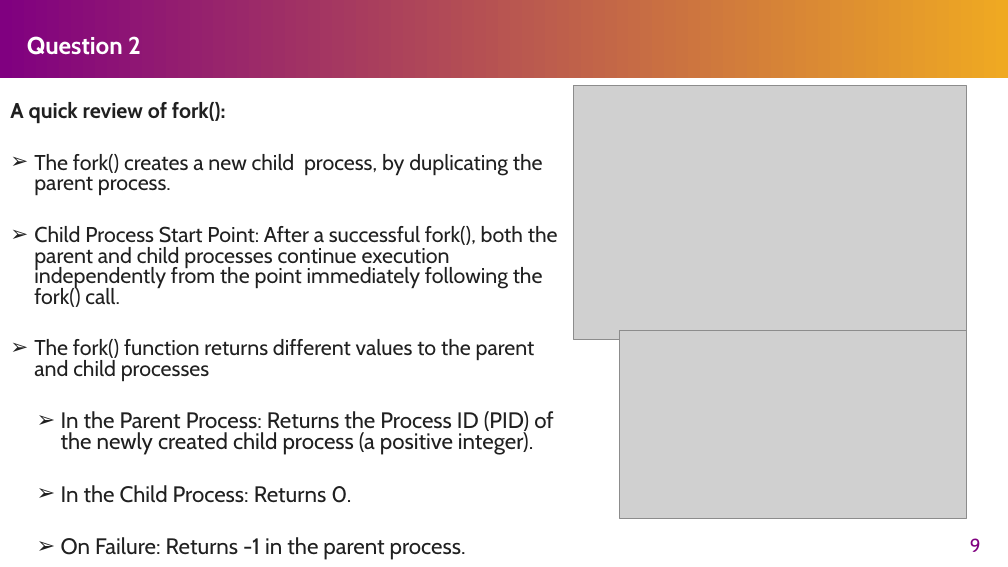
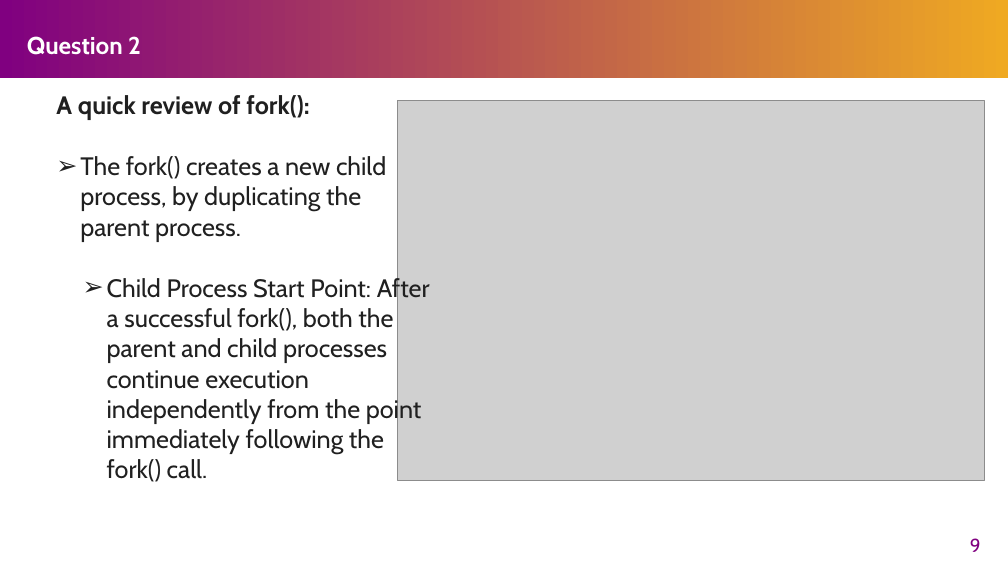
Before and after one commit to henryhxu/CSCI3150, a slide deck: slide 9 of tutorial/T08/tut08.pptx. Drawn at 1008x567 pixels with LibreOffice and Linux fonts; fonts in the diff are those of the drawing; grey boxes stand for pictures. Boxes give left, top, right and bottom in pixels: in the first picture for what was removed or moved away, otherwise in the second. Text is boxed around its words. In the diff, an @@ line names an element or a change of style, - is before the commit and + after.

```diff
--- a/tutorial/T08/tut08.pptx
+++ b/tutorial/T08/tut08.pptx
@@ text "A quick review of fork():" moved from (x1=10, y1=102, x2=558, y2=555) to (x1=56, y1=95, x2=430, y2=482) @@
@@ text "A quick review of fork():" at (x1=56, y1=95, x2=430, y2=482): size 20.4 to 24 pt; line spacing 0.8 to 1; list level 1 to 2 in "Child Process Start Point: After ..." @@
@@ picture resized from (x1=573, y1=85, x2=966, y2=340) to (x1=397, y1=101, x2=984, y2=480) @@
@@ text at (x1=34, y1=339, x2=554, y2=555): paragraphs removed @@
-➢ The fork() function returns different values to the parent and child processes
-    ➢ In the Parent Process: Returns the Process ID (PID) of the newly created child process (a positive integer).
-    ➢ In the Child Process: Returns 0.
-    ➢ On Failure: Returns -1 in the parent process.
@@ picture removed at (x1=619, y1=330, x2=966, y2=519) @@
```
Also in this commit, not shown: 2 other slides changed, 1 slide added, 1 other file.
